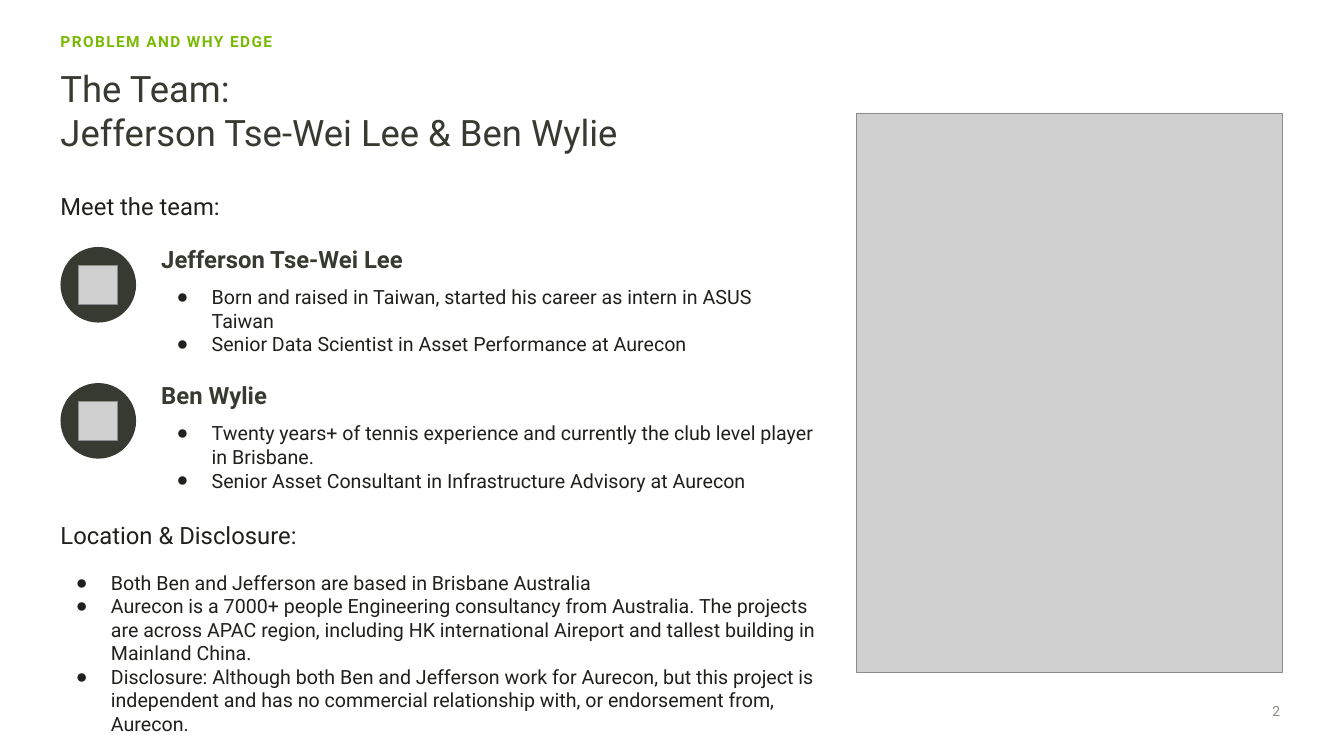
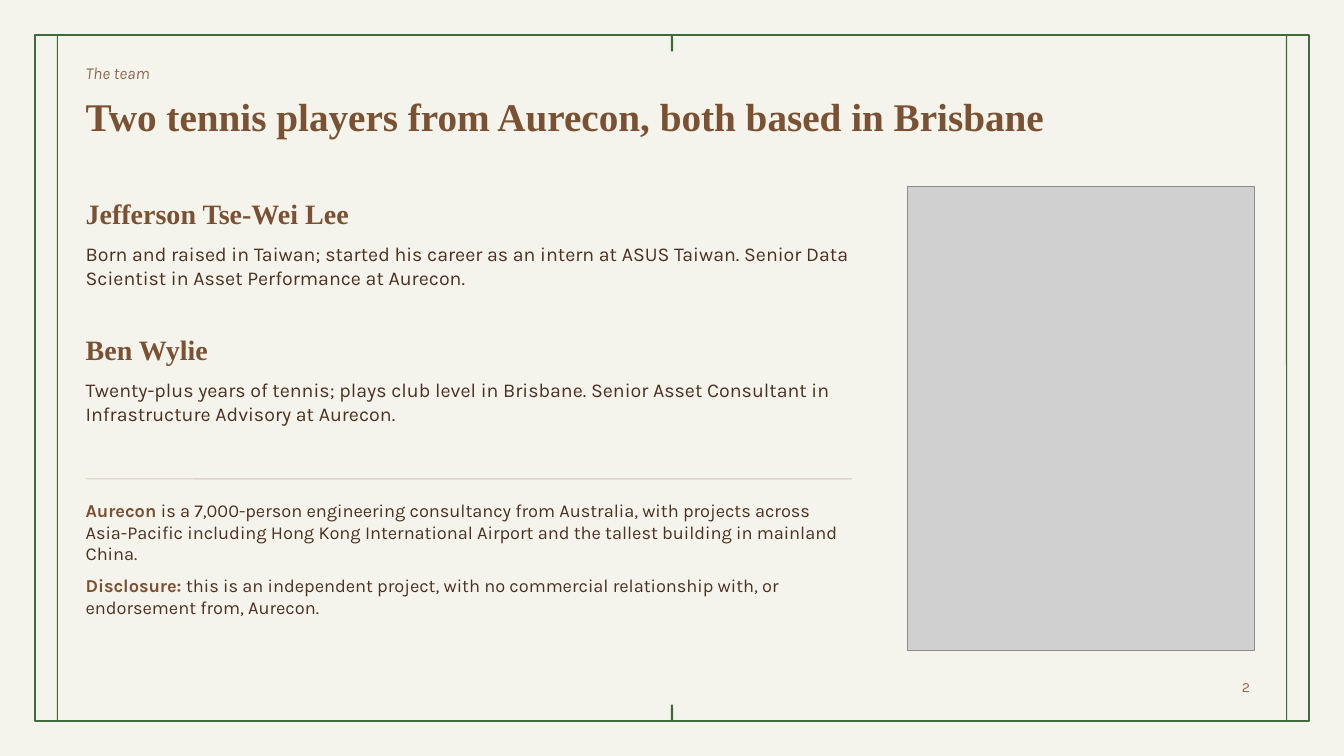
Before and after one commit to jjsk-projects/tennis-ai-edge, a slide deck: slide 2 of pitch/Centre_Court_pitch.pptx. Drawn at 1344x756 pixels with LibreOffice and Linux fonts; fonts in the diff are those of the drawing; grey boxes stand for pictures; background and template pictures are left out. Boxes give left, top, right and bottom in pixels: in the first picture for what was removed or moved away, otherwise in the second. Text is boxed around its words. In the diff, an @@ line names an element or a change of style, - is before the commit and + after.

```diff
--- a/pitch/Centre_Court_pitch.pptx
+++ b/pitch/Centre_Court_pitch.pptx
@@ background #FFFFFF to #F5F4EC @@
@@ rectangle added at box(35, 35, 1309, 721), outline #3F6B3A 1.5 pt @@
@@ line added from (57, 35) to (57, 721), #3F6B3A 0.75 pt @@
@@ text removed at box(60, 36, 272, 47) @@
-PROBLEM AND WHY EDGE
@@ line added from (673, 35) to (673, 51), #3F6B3A 1.5 pt @@
@@ line added from (1287, 35) to (1287, 721), #3F6B3A 0.75 pt @@
@@ title removed at box(60, 74, 618, 154) @@
-The Team:
-Jefferson Tse-Wei Lee & Ben Wylie
@@ text added at box(86, 67, 150, 79), 12 pt, text #8C6B4F, italic @@
+The team
@@ title added at box(86, 103, 1044, 139), 28 pt, text #7A5233, bold @@
+Two tennis players from Aurecon, both based in Brisbane
@@ text removed at box(60, 197, 220, 216) @@
-Meet the team:
@@ text "Jefferson Tse-Wei Lee": place and size @@
-text "Jefferson Tse-Wei Lee" at box(161, 250, 403, 269)
+text "Jefferson Tse-Wei Lee" at box(86, 204, 349, 225)
@@ text "Jefferson Tse-Wei Lee" at box(86, 204, 349, 225): size 17 to 20 pt, font Roboto to Times New Roman, text colour #373A31 to #7A5233 @@
@@ picture: place and size @@
-picture at box(857, 114, 1284, 673)
+picture at box(907, 187, 1255, 650)
@@ ellipse removed at box(60, 247, 136, 323) @@
@@ picture removed at box(79, 265, 118, 304) @@
@@ text at box(86, 247, 848, 286): text changed; font Roboto to Karla; text colour #1F211C to #4A3121 @@
-● Born and raised in Taiwan, started his career as intern in ASUS Taiwan
-● Senior Data Scientist in Asset Performance at Aurecon
+Born and raised in Taiwan; started his career as an intern at ASUS Taiwan. Senior Data Scientist in Asset Performance at Aurecon.
@@ text "Ben Wylie" at box(86, 340, 208, 366): size 17 to 20 pt, font Roboto to Times New Roman, text colour #373A31 to #7A5233 @@
@@ text "Ben Wylie": place and size @@
-text "Ben Wylie" at box(161, 386, 267, 409)
+text "Ben Wylie" at box(86, 340, 208, 366)
@@ ellipse removed at box(60, 383, 136, 459) @@
@@ text at box(86, 383, 829, 426): text changed; font Roboto to Karla; text colour #1F211C to #4A3121 @@
-● Twenty years+ of tennis experience and currently the club level player in Brisbane.
-● Senior Asset Consultant in Infrastructure Advisory at Aurecon
+Twenty-plus years of tennis; plays club level in Brisbane. Senior Asset Consultant in Infrastructure Advisory at Aurecon.
@@ picture removed at box(79, 401, 118, 441) @@
@@ line added from (86, 479) to (852, 479), #DCD8C8 1 pt @@
@@ text at box(86, 504, 837, 616): text changed; size 14 to 13 pt; font Roboto to Karla; text colour #1F211C to #4A3121 @@
-● Both Ben and Jefferson are based in Brisbane Australia
-● Aurecon is a 7000+ people Engineering consultancy from Australia. The projects are across APAC region, including HK international Aireport and tallest building in Mainland China.
-● Disclosure: Although both Ben and Jefferson work for Aurecon, but this project is independent and has no commercial relationship with, or endorsement from, Aurecon.
+Aurecon is a 7,000-person engineering consultancy from Australia, with projects across Asia-Pacific including Hong Kong International Airport and the tallest building in mainland China.
+Disclosure: this is an independent project, with no commercial relationship with, or endorsement from, Aurecon.
@@ text removed at box(60, 526, 296, 545) @@
-Location & Disclosure:
@@ page number: place and size @@
-page number at box(1272, 706, 1280, 716)
+page number at box(1242, 683, 1250, 692)
@@ page number at box(1242, 683, 1250, 692): font Roboto to Karla, text colour #8A8F80 to #8C6B4F @@
@@ line added from (673, 705) to (673, 721), #3F6B3A 1.5 pt @@
```
Also in this commit, not shown: 8 other slides changed, 2 slides added, 2 slides removed, 33 other files.
